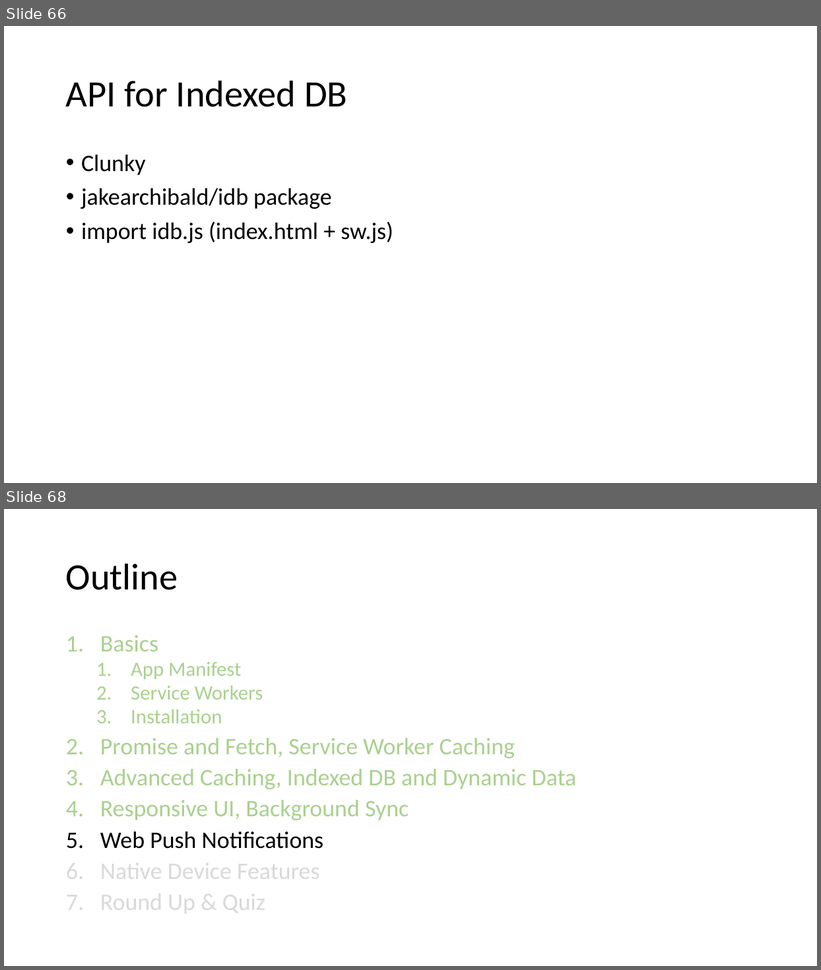
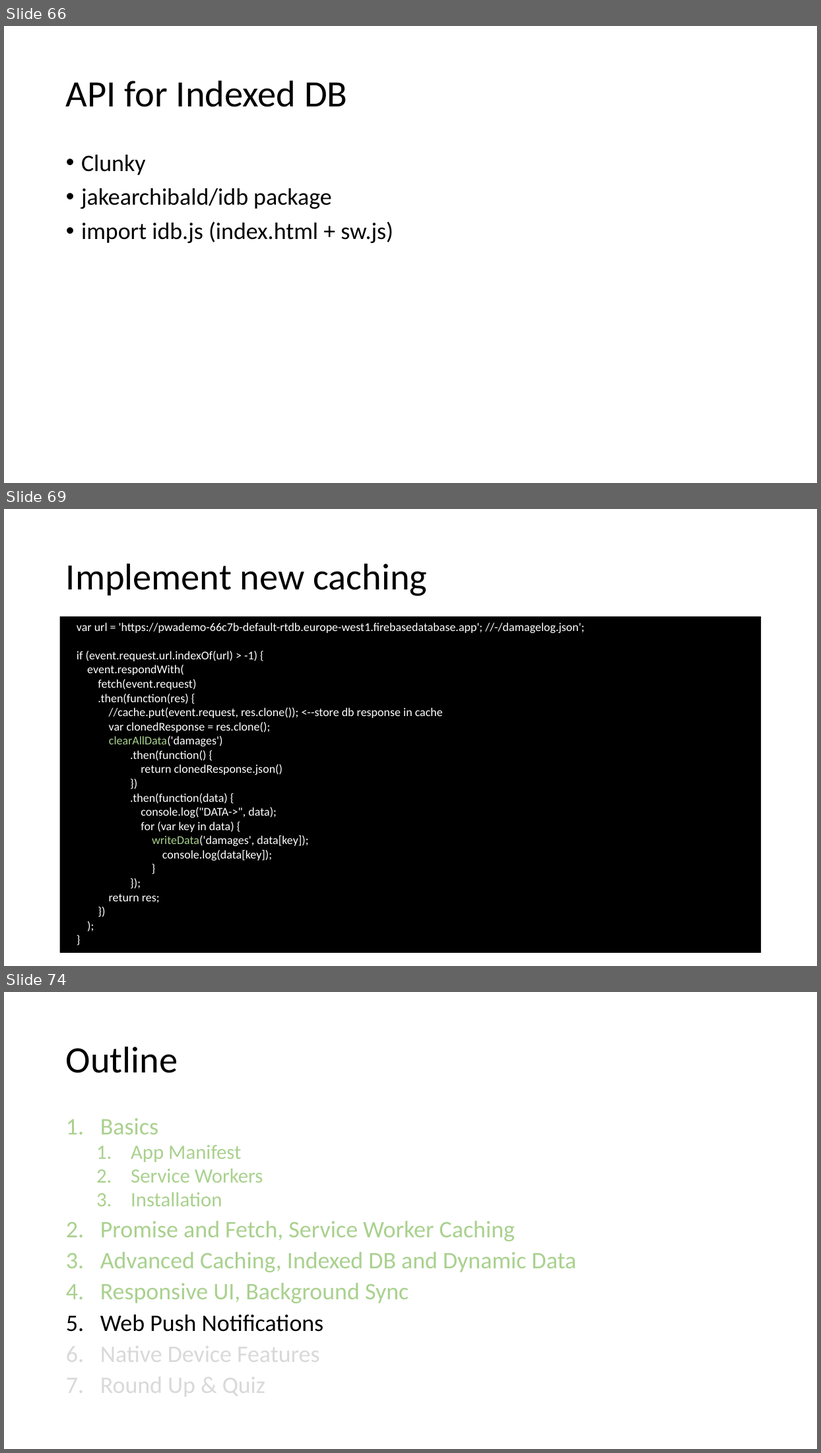
Before and after one commit to SteveNox/PWACourseProgress, a slide deck: course/Progressive Web Apps.pptx. Shown one above the other, each under a label of ours: slides 66 and 68 before the commit, slides 66, 69 and 74 after it; the slides between them are not shown. The pictures are 821x970 and 821x1453 pixels, drawn with LibreOffice and Linux fonts; fonts in the diff are those of the drawing. Boxes give left, top, right and bottom in pixels: in the first picture for what was removed or moved away, otherwise in the second. Text is boxed around its words. In the diff, an @@ line names an element or a change of style, - is before the commit and + after.

```diff
--- a/course/Progressive Web Apps.pptx
+++ b/course/Progressive Web Apps.pptx
@@ slide 69 added at [4, 509, 817, 966], background #FFFFFF @@
@@ title added at [66, 563, 427, 596], 44 pt, text #000000 @@
+Implement new caching
@@ rectangle added at [60, 617, 762, 953], fill #000000, 14 pt, text #FFFFFF @@
+var url = 'https://pwademo-66c7b-default-rtdb.europe-west1.firebasedatabase.app'; //-/damagelog.json';
+if (event.request.url.indexOf(url) > -1) {
+event.respondWith(
+fetch(event.request)
+.then(function(res) {
+//cache.put(event.request, res.clone()); <--store db response in cache
+var clonedResponse = res.clone();
+clearAllData('damages')
+.then(function() {
+return clonedResponse.json()
+})
+.then(function(data) {
+console.log("DATA->", data);
+for (var key in data) {
+writeData('damages', data[key]);
+console.log(data[key]);
+}
+});
+return res;
+})
+);
+}
@@ what was slide 68 is now slide 74 @@
```
Also in this commit, not shown: 2 slides changed, 5 other slides added, 6 other files.
